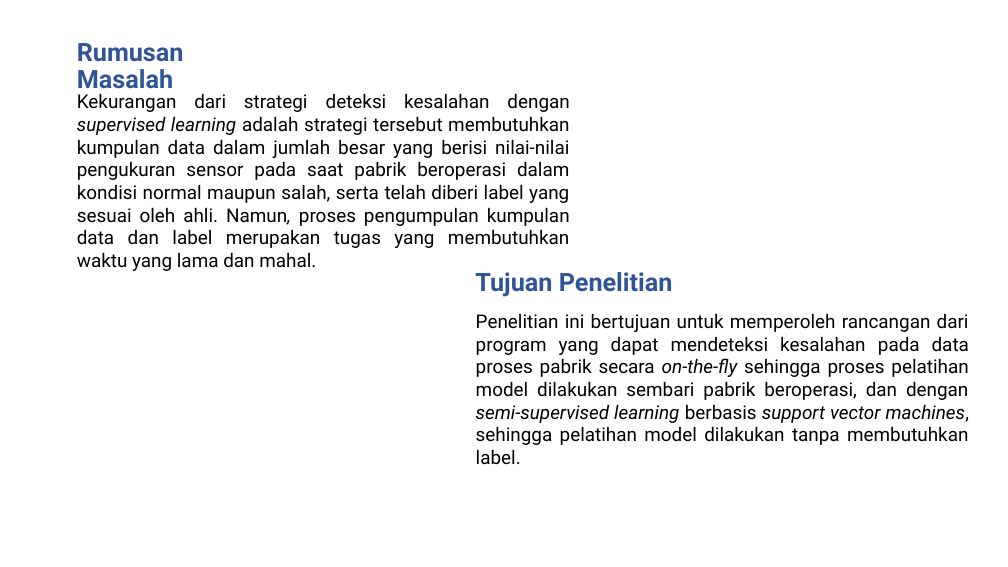
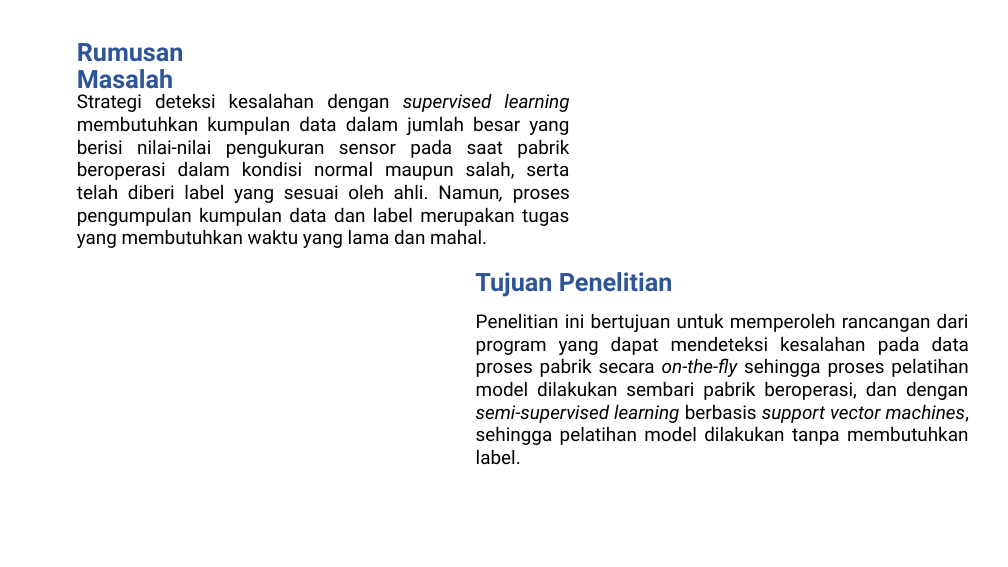
Before and after one commit to rezaandriady/TA_RezaAndriady, a slide deck: slide 4 of Presentasi/Draft Presentasi Reza Andriady - 44976.pptx. Drawn at 1008x567 pixels with LibreOffice and Linux fonts; fonts in the diff are those of the drawing; background and template pictures are left out. Boxes give left, top, right and bottom in pixels: in the first picture for what was removed or moved away, otherwise in the second. Text is boxed around its words. In the diff, an @@ line names an element or a change of style, - is before the commit and + after.

```diff
--- a/Presentasi/Draft Presentasi Reza Andriady - 44976.pptx
+++ b/Presentasi/Draft Presentasi Reza Andriady - 44976.pptx
@@ text at (77, 93, 570, 248): text changed @@
-Kekurangan dari strategi deteksi kesalahan dengan supervised learning adalah strategi tersebut membutuhkan kumpulan data dalam jumlah besar yang berisi nilai-nilai pengukuran sensor pada saat pabrik beroperasi dalam kondisi normal maupun salah, serta telah diberi label yang sesuai oleh ahli. Namun, proses pengumpulan kumpulan data dan label merupakan tugas yang membutuhkan waktu yang lama dan mahal.
+Strategi deteksi kesalahan dengan supervised learning membutuhkan kumpulan data dalam jumlah besar yang berisi nilai-nilai pengukuran sensor pada saat pabrik beroperasi dalam kondisi normal maupun salah, serta telah diberi label yang sesuai oleh ahli. Namun, proses pengumpulan kumpulan data dan label merupakan tugas yang membutuhkan waktu yang lama dan mahal.
```
Also in this commit, not shown: 7 other slides changed.
